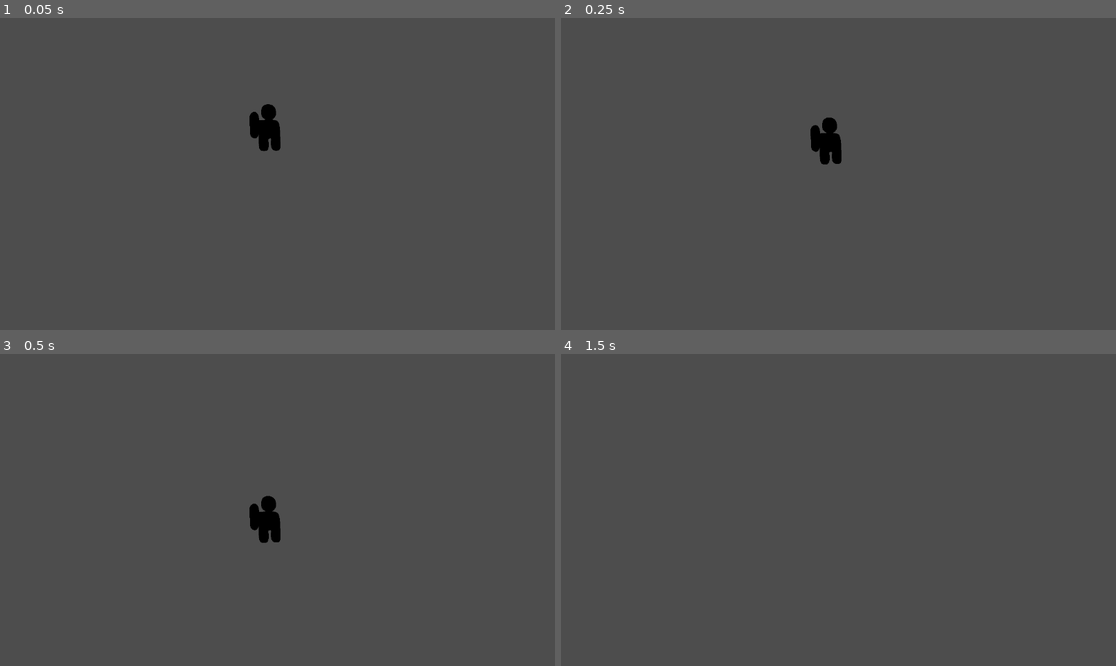
Above: before the commit, frames 1-4 (two rows, left to right).
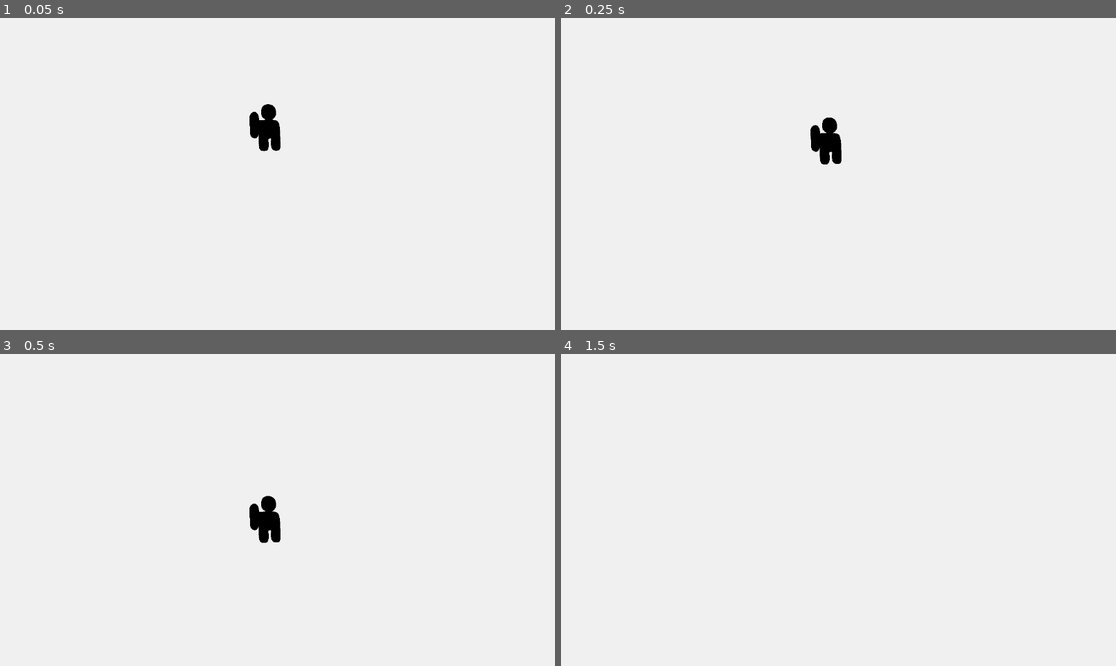
Above: after the commit, the same moments.

Repository: vescito/gae_void
Game: Godot game, scene res://main_scene.tscn
The game is run twice, just before and just after one commit, with the same random seed, the same clock (stepped at 60 frames per second) and the same inputs.
Inputs (mouse positions are in pixels of both pictures, inside the frame that each line leads up to):
- Up to frame 1 (0.05 s): no input
- Up to frame 2 (0.25 s): no input
- Up to frame 3 (0.5 s): no input
- Up to frame 4 (1.5 s): move the mouse to (960, 494) at 0.52 s; click (960, 494) at 0.67 s; tap Enter at 1.25 s; move the mouse to (727, 525) at 1.27 s; click (727, 525) at 1.42 s

The runs differ from the first frame. In frame 1, 99% of the frame differs, in the area x 0-100%, y 0-100%; in frame 2, 99%; in frame 3, 99%; in frame 4, 100%.

Commit message:
further work

Diff:
--- a/CosmonautInput.gd
+++ /dev/null
@@ -1,9 +0,0 @@
-extends Sprite2D
-
-@onready var rigidbody2D : RigidBody2D =  %Cosmonaut
-
-func _input(event):
-	if event is InputEventMouseButton and event.pressed and event.button_index == MOUSE_BUTTON_LEFT:
-		if get_rect().has_point(to_local(event.position)):
-			rigidbody2D.apply_impulse(Vector2(0, -1200))
-			print("You clicked on Sprite!")
--- /dev/null
+++ b/Scripts/CosmonautInput.gd
@@ -0,0 +1,14 @@
+extends Sprite2D
+
+@onready var rigidbody2D : RigidBody2D =  %Cosmonaut
+@onready var boopSound : AudioStreamPlayer2D = %Boop
+
+func _input(event):
+	if event is InputEventMouseButton and event.pressed and event.button_index == MOUSE_BUTTON_LEFT:
+		if get_rect().has_point(to_local(event.position)):
+			var random_movement = randi_range(-200, 200)
+			rigidbody2D.apply_impulse(Vector2(random_movement, -1200))
+			var random_torque = randi_range(-2000, 2000)
+			rigidbody2D.apply_torque_impulse(random_torque)
+			boopSound.play()
+			print("Cosmonaut clicked!")
--- a/main_scene.tscn
+++ b/main_scene.tscn
@@ -1,10 +1,20 @@
-[gd_scene load_steps=4 format=3 uid="uid://b6vk28hxxfcvd"]
+[gd_scene load_steps=8 format=3 uid="uid://b6vk28hxxfcvd"]
 
-[ext_resource type="Texture2D" uid="uid://ca8bphf24dvkh" path="res://cosmonaut.png" id="1_21evi"]
-[ext_resource type="Script" path="res://CosmonautInput.gd" id="2_poici"]
+[ext_resource type="Texture2D" uid="uid://ca8bphf24dvkh" path="res://Sprites/cosmonaut.png" id="1_21evi"]
+[ext_resource type="Script" path="res://Scripts/CosmonautInput.gd" id="2_poici"]
+[ext_resource type="AudioStream" uid="uid://bj2h8jfi3gppp" path="res://SFX/boop.mp3" id="3_ldud1"]
 
 [sub_resource type="RectangleShape2D" id="RectangleShape2D_xklh2"]
 size = Vector2(20, 26)
+
+[sub_resource type="RectangleShape2D" id="RectangleShape2D_sj6ew"]
+size = Vector2(50, 650)
+
+[sub_resource type="RectangleShape2D" id="RectangleShape2D_6pjea"]
+size = Vector2(53, 652.5)
+
+[sub_resource type="RectangleShape2D" id="RectangleShape2D_u46hn"]
+size = Vector2(1152, 58)
 
 [node name="MainScene" type="Node2D"]
 
@@ -20,3 +30,21 @@
 [node name="CollisionShape2D" type="CollisionShape2D" parent="Cosmonaut"]
 scale = Vector2(4, 4)
 shape = SubResource("RectangleShape2D_xklh2")
+
+[node name="Boop" type="AudioStreamPlayer2D" parent="Cosmonaut"]
+unique_name_in_owner = true
+stream = ExtResource("3_ldud1")
+
+[node name="Area" type="StaticBody2D" parent="."]
+
+[node name="CollisionShape2D" type="CollisionShape2D" parent="Area"]
+position = Vector2(-23, 323)
+shape = SubResource("RectangleShape2D_sj6ew")
+
+[node name="CollisionShape2D2" type="CollisionShape2D" parent="Area"]
+position = Vector2(1176, 326.25)
+shape = SubResource("RectangleShape2D_6pjea")
+
+[node name="CollisionShape2D3" type="CollisionShape2D" parent="Area"]
+position = Vector2(576, -27)
+shape = SubResource("RectangleShape2D_u46hn")
--- a/project.godot
+++ b/project.godot
@@ -14,3 +14,7 @@
 run/main_scene="res://main_scene.tscn"
 config/features=PackedStringArray("4.2", "Forward Plus")
 config/icon="res://icon.svg"
+
+[rendering]
+
+environment/defaults/default_clear_color=Color(0.941176, 0.941176, 0.941176, 1)
Not shown, added: SFX/boop.mp3.import
Binary file added: Sprites/1920x1080.png
Not shown, changed: Sprites/1920x1080.png.import
Renamed: cosmonaut.png -> Sprites/cosmonaut.png
Not shown, added: Sprites/cosmonaut.png.import
Not shown, added: SFX/boop.mp3
